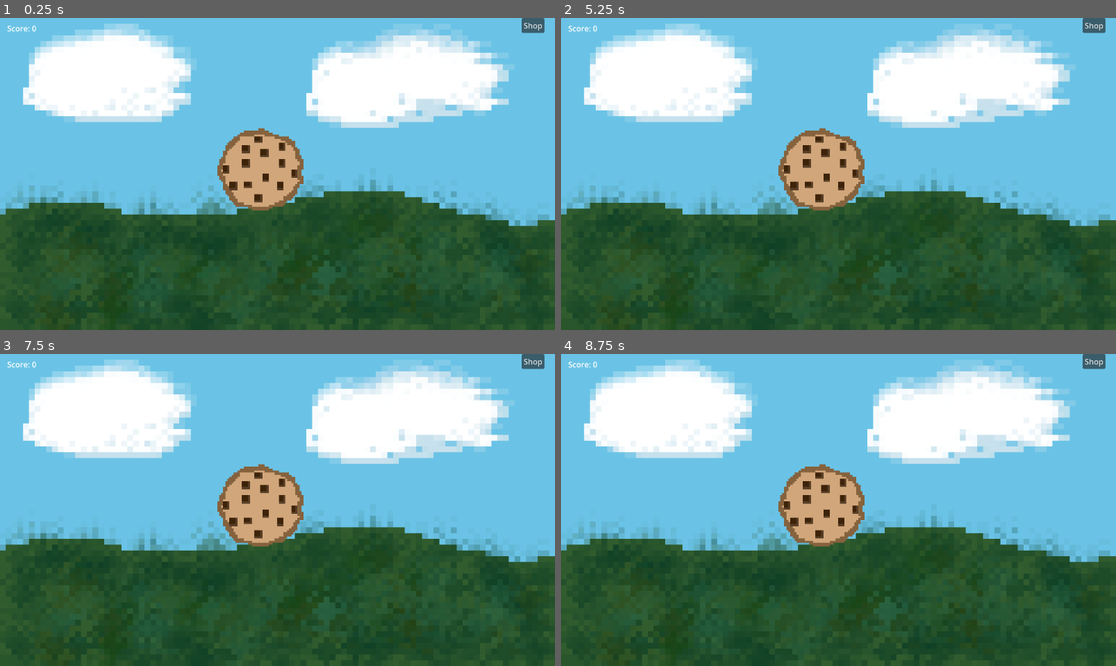
Above: before the commit, frames 1-4 (two rows, left to right).
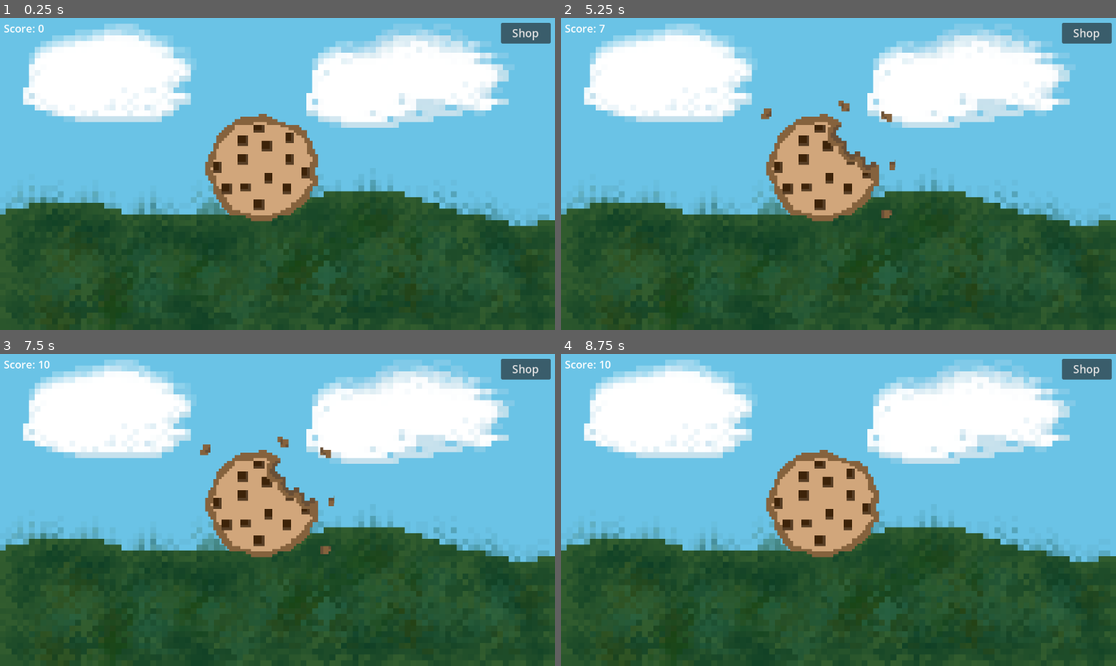
Above: after the commit, the same moments.

Repository: Crystal-153/Cookie-clicker
Game: Godot game, scene res://node.tscn
Two runs of this game, one before a commit and one after it. Both use one fixed random seed, a clock stepped at 60 frames per second and the inputs below. Before the commit the project has no main scene; this scene is started directly in both runs.
Inputs (mouse positions are in pixels of both pictures, inside the frame that each line leads up to):
- Up to frame 1 (0.25 s): no input
- Up to frame 2 (5.25 s): click (827, 183) at 0.52 s; click "Shop" at 1.25 s; click (821, 170) at 2.02 s; tap Enter at 2.75, 4.25 s; move the mouse to (960, 158) at 2.77 s; hold Right 2.78-3.53 s; tap Alt at 2.85, 4.35 s; click (960, 158) at 2.92 s; tap Space at 3.5, 5 s; move the mouse to (727, 189) at 3.52 s; hold Down 3.53-4.28 s; tap Shift at 3.6, 5.1 s; move the mouse to (894, 105) at 4.27 s; hold Right 4.28-5.03 s; move the mouse to (810, 236) at 5.02 s; hold Up from 5.03 s (still down); click (810, 236) at 5.17 s
- Up to frame 3 (7.5 s): tap Enter at 5.75 s; move the mouse to (444, 556) at 5.77 s; release Up at 5.78 s; hold Left 5.78-7.28 s; tap Alt at 5.85, 7.35 s; tap Space at 6.5 s; move the mouse to (111, 463) at 6.52 s; tap Shift at 6.6 s; move the mouse to (305, 510) at 7.27 s; hold Down from 7.28 s (still down); click (305, 510) at 7.42 s
- Up to frame 4 (8.75 s): move the mouse to (755, 432) at 8.02 s; release Down at 8.03 s; hold Right from 8.03 s (still down); tap Shift at 8.1 s

The runs differ from the first frame. In frame 1, 4.4% of the frame differs, in the area x 0-100%, y 0-66%; in frame 2, 4.3%; in frame 3, 4.3%; in frame 4, 4.4%.

Commit message:
did main coikie functionality

Diff:
--- a/node.gd
+++ b/node.gd
@@ -1,5 +1,6 @@
 extends Node
-
+@onready var score=0
+@onready var scoreText=$score
 # Called when the node enters the scene tree for the first time.
 func _ready() -> void:
 	pass # Replace with function body.
@@ -8,3 +9,8 @@
 # Called every frame. 'delta' is the elapsed time since the previous frame.
 func _process(delta: float) -> void:
 	pass
+
+
+func _on_cookie_pressed() -> void:
+	score+=1
+	scoreText.text = "Score: "+ str(score)
--- a/node.tscn
+++ b/node.tscn
@@ -2,35 +2,44 @@
 
 [ext_resource type="Script" uid="uid://g3m1hgv4rjg5" path="res://node.gd" id="1_112p8"]
 [ext_resource type="Texture2D" uid="uid://bfbu2sfvoo0th" path="res://pixil-frame-0-2.png" id="2_e2u21"]
-[ext_resource type="Texture2D" uid="uid://jp86c45vl67j" path="res://pixil-frame-0-3.png" id="3_bss38"]
+[ext_resource type="Texture2D" uid="uid://ccow6evdjegui" path="res://pixil-frame-0 (5).png" id="3_e2u21"]
+[ext_resource type="Texture2D" uid="uid://be235uc0c2e0p" path="res://pixil-frame-0 (4).png" id="4_bss38"]
 
 [node name="Node" type="Node" unique_id=1227208884]
 script = ExtResource("1_112p8")
 
-[node name="TextureRect" type="TextureRect" parent="." unique_id=1974965676]
+[node name="bg" type="TextureRect" parent="." unique_id=1974965676]
 texture_filter = 1
 offset_right = 1152.0
 offset_bottom = 648.0
 texture = ExtResource("2_e2u21")
 
-[node name="TextureButton" type="TextureButton" parent="." unique_id=1504253255]
+[node name="shop" type="Button" parent="." unique_id=1479874770]
+offset_left = 1040.0
+offset_top = 10.0
+offset_right = 1143.0
+offset_bottom = 53.0
+theme_override_font_sizes/font_size = 23
+text = "Shop"
+
+[node name="score" type="Label" parent="." unique_id=444971971]
+offset_left = 8.0
+offset_top = 6.0
+offset_right = 91.0
+offset_bottom = 37.0
+theme_override_font_sizes/font_size = 22
+text = "Score: 0"
+
+[node name="cookie" type="TextureButton" parent="." unique_id=1504253255]
 texture_filter = 1
-offset_left = 442.0
-offset_top = 225.0
-offset_right = 656.0
-offset_bottom = 456.0
-texture_normal = ExtResource("3_bss38")
+offset_left = 392.0
+offset_top = 166.0
+offset_right = 694.0
+offset_bottom = 466.0
+action_mode = 0
+button_mask = 7
+texture_normal = ExtResource("3_e2u21")
+texture_pressed = ExtResource("4_bss38")
 stretch_mode = 6
 
-[node name="Button" type="Button" parent="." unique_id=1479874770]
-offset_left = 1083.0
-offset_right = 1130.0
-offset_bottom = 31.0
-text = "Shop"
-
-[node name="Label" type="Label" parent="." unique_id=444971971]
-offset_left = 15.0
-offset_top = 10.0
-offset_right = 76.0
-offset_bottom = 33.0
-text = "Score: 0"
+[connection signal="pressed" from="cookie" to="." method="_on_cookie_pressed"]
--- a/project.godot
+++ b/project.godot
@@ -11,6 +11,7 @@
 [application]
 
 config/name="cookie clicker"
+run/main_scene="uid://b65s62cp7wyi5"
 config/features=PackedStringArray("4.6", "GL Compatibility")
 config/icon="res://icon.svg"
 
Binary file added: pixil-frame-0 (4).png
Not shown, changed: pixil-frame-0 (4).png.import
Binary file added: pixil-frame-0 (5).png
Not shown, added: pixil-frame-0 (5).png.import
Binary file removed: pixil-frame-0-3.png
